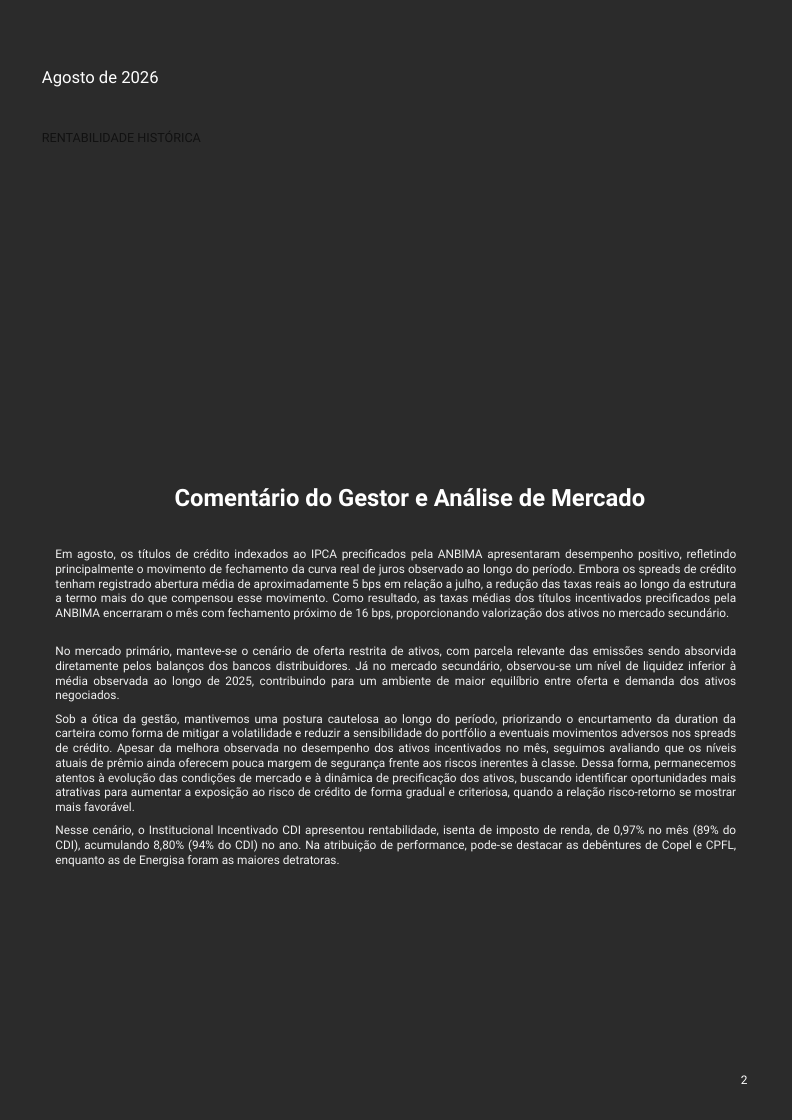
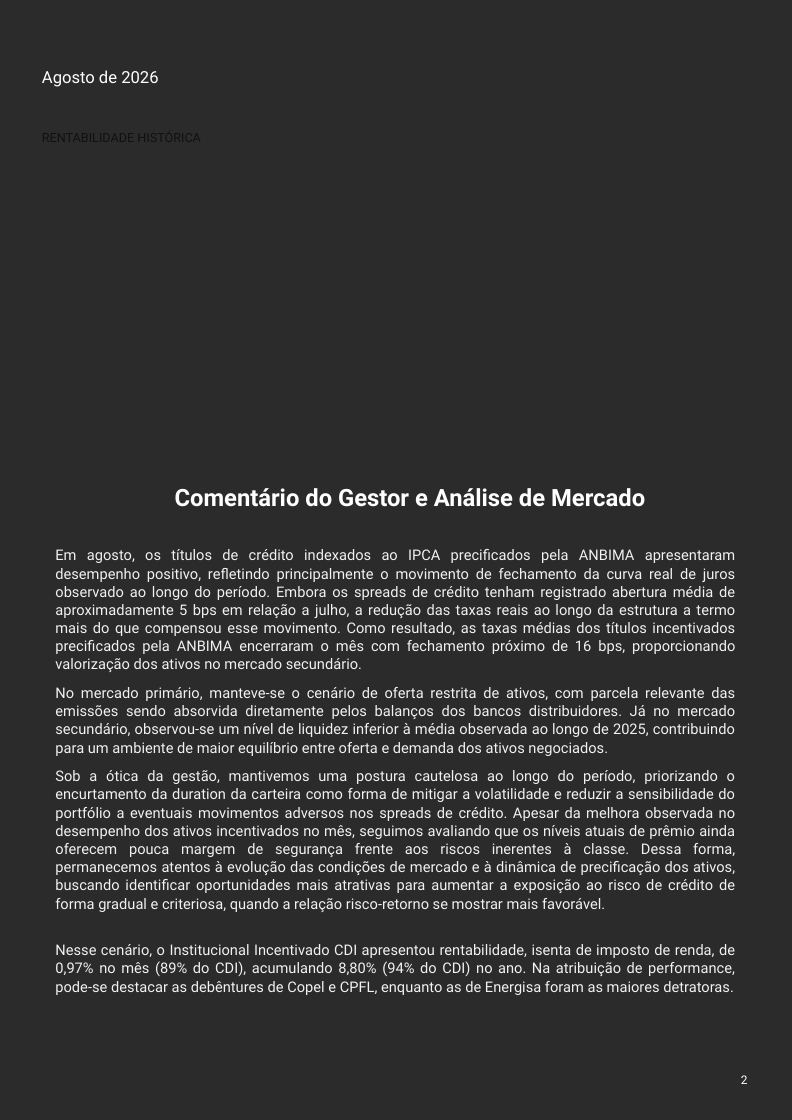
Before and after one commit to orenanchaves/Tivio-teste, a slide deck: slide 2 of AutomaTivio/saida/2026-08/pptx/Tivio Infra Plus CDI - Relatório de Gestão - Agosto 2026.pptx. Drawn at 792x1120 pixels with LibreOffice and Linux fonts; fonts in the diff are those of the drawing; background and template pictures are left out; a plain dark background stands for a picture behind light text. Boxes give left, top, right and bottom in pixels: in the first picture for what was removed or moved away, otherwise in the second. Text is boxed around its words. In the diff, an @@ line names an element or a change of style, - is before the commit and + after.

```diff
--- a/AutomaTivio/saida/2026-08/pptx/Tivio Infra Plus CDI - Relatório de Gestão - Agosto 2026.pptx
+++ b/AutomaTivio/saida/2026-08/pptx/Tivio Infra Plus CDI - Relatório de Gestão - Agosto 2026.pptx
@@ text "No mercado primário, manteve-se o ...": place and size @@
-text "No mercado primário, manteve-se o ..." at <box>55,646,737,702</box>
+text "No mercado primário, manteve-se o ..." at <box>55,687,735,756</box>
@@ text "Sob a ótica da gestão, ...": place and size @@
-text "Sob a ótica da gestão, ..." at <box>55,714,736,811</box>
+text "Sob a ótica da gestão, ..." at <box>55,770,735,912</box>
@@ size 8.9 to 11 pt; line spacing 11.1pt to 13.7pt in 4 elements at <box>55,549,735,672</box>, <box>55,687,735,756</box>, <box>55,770,735,912</box>, <box>55,944,735,995</box> @@
@@ text "Nesse cenário, o Institucional Incentivado ...": place and size @@
-text "Nesse cenário, o Institucional Incentivado ..." at <box>55,825,736,867</box>
+text "Nesse cenário, o Institucional Incentivado ..." at <box>55,944,735,995</box>
```
Also in this commit, not shown: 2 other slides changed, 40 other files.
